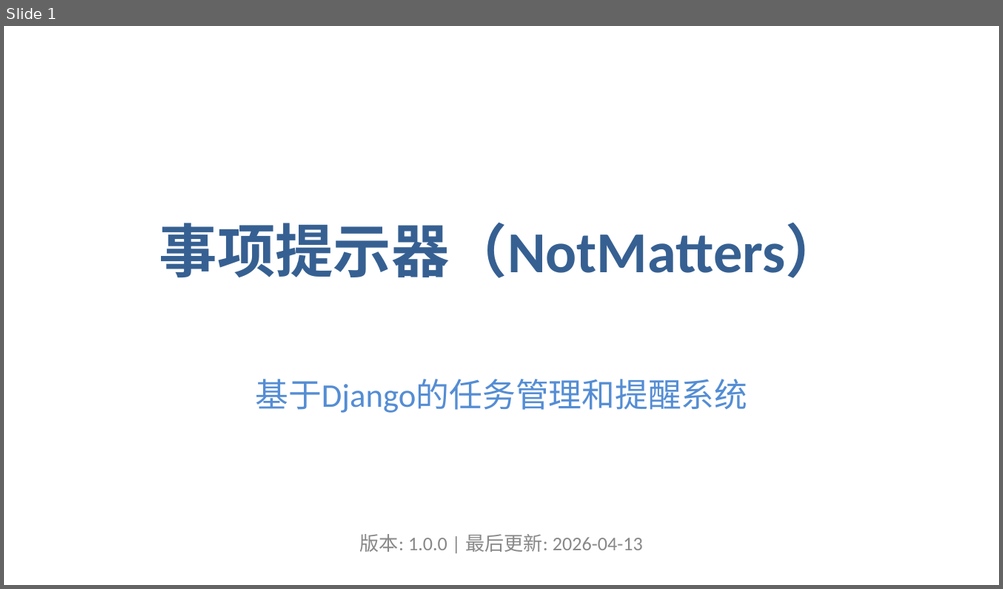
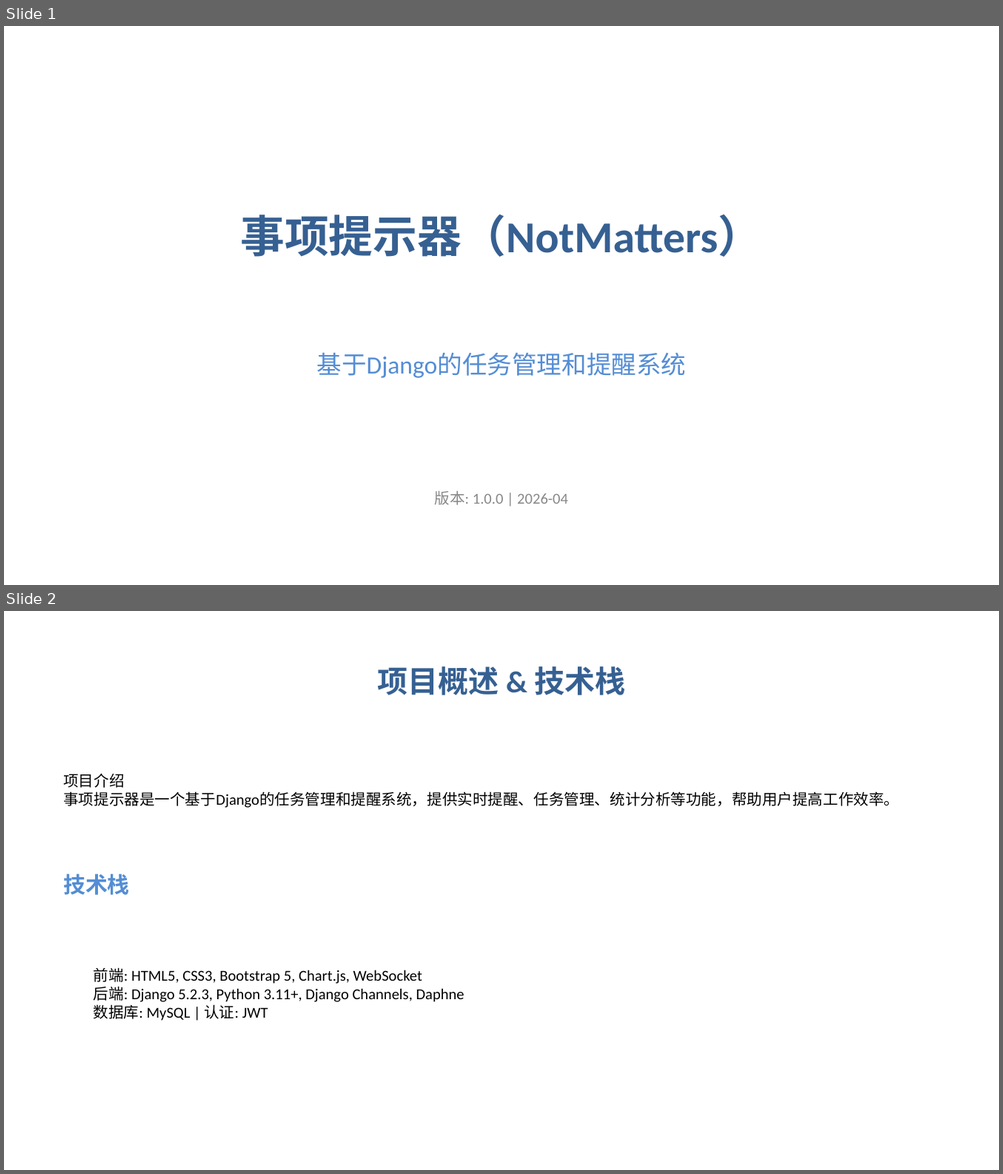
Before and after one commit to nidhaggur/NotMatters, a slide deck: NotMatters_Presentation.pptx. Shown one above the other, each under a label of ours: slide 1 before the commit, slides 1 and 2 after it. The pictures are 1003x589 and 1003x1174 pixels, drawn with LibreOffice and Linux fonts; fonts in the diff are those of the drawing. Boxes give left, top, right and bottom in pixels: in the first picture for what was removed or moved away, otherwise in the second. Text is boxed around its words. In the diff, an @@ line names an element or a change of style, - is before the commit and + after.

Commit message:
feat: 生成项目演示PPT

```diff
--- a/NotMatters_Presentation.pptx
+++ b/NotMatters_Presentation.pptx
@@ slide 2 added at (4, 611, 999, 1170), background #FFFFFF @@
@@ text added at (378, 667, 625, 695), 22 pt, text #366092, bold @@
+项目概述 & 技术栈
@@ text added at (63, 774, 899, 808), 11 pt, text #000000 @@
+项目介绍
+事项提示器是一个基于Django的任务管理和提醒系统，提供实时提醒、任务管理、统计分析等功能，帮助用户提高工作效率。
@@ text added at (63, 874, 129, 895), 16 pt, text #548DD4, bold @@
+技术栈
@@ text added at (94, 968, 464, 1021), 11 pt, text #000000 @@
+前端: HTML5, CSS3, Bootstrap 5, Chart.js, WebSocket
+后端: Django 5.2.3, Python 3.11+, Django Channels, Daphne
+数据库: MySQL | 认证: JWT
@@ slide 1 changed as well @@
@@ text "事项提示器（NotMatters）" at (240, 215, 762, 257): size 42 to 32 pt @@
@@ text "基于Django的任务管理和提醒系统": place and size @@
-text "基于Django的任务管理和提醒系统" at (255, 379, 747, 413)
+text "基于Django的任务管理和提醒系统" at (316, 352, 686, 378)
@@ text "基于Django的任务管理和提醒系统" at (316, 352, 686, 378): size 24 to 18 pt @@
@@ text at (435, 491, 568, 506): text changed; size 14 to 11 pt @@
-版本: 1.0.0 | 最后更新: 2026-04-13
+版本: 1.0.0 | 2026-04
```
Also in this commit, not shown: 1 other slide changed, 4 other slides added, 16 slides removed, 1 other file.
